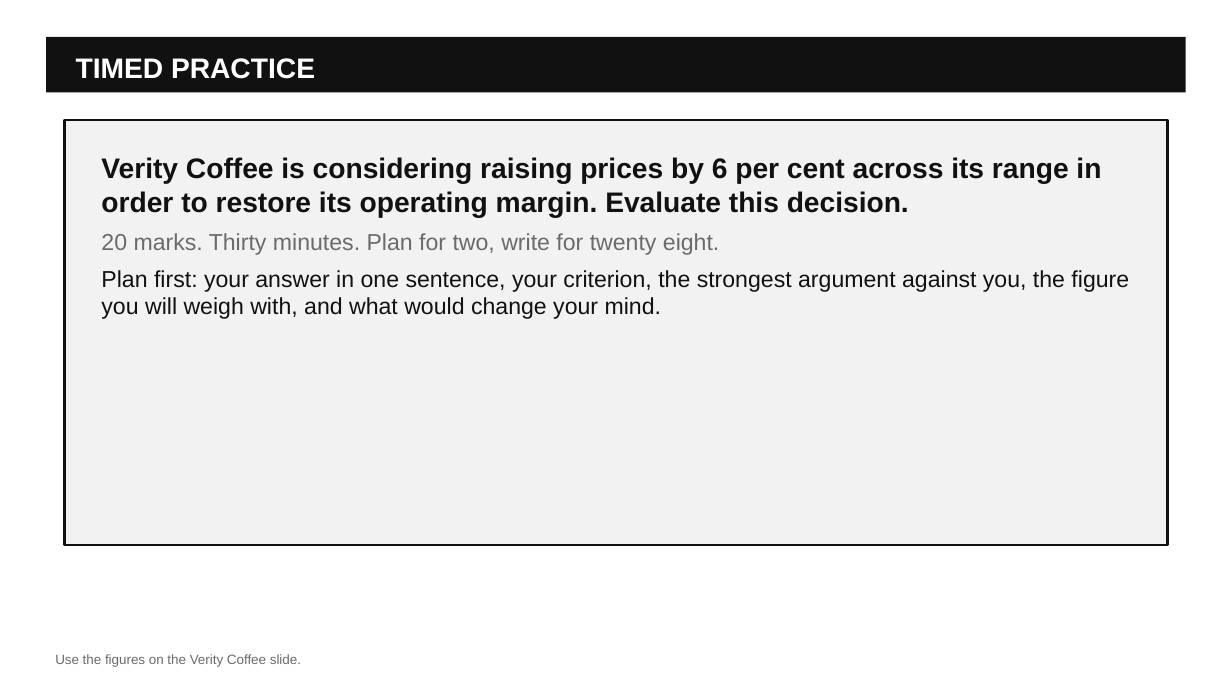
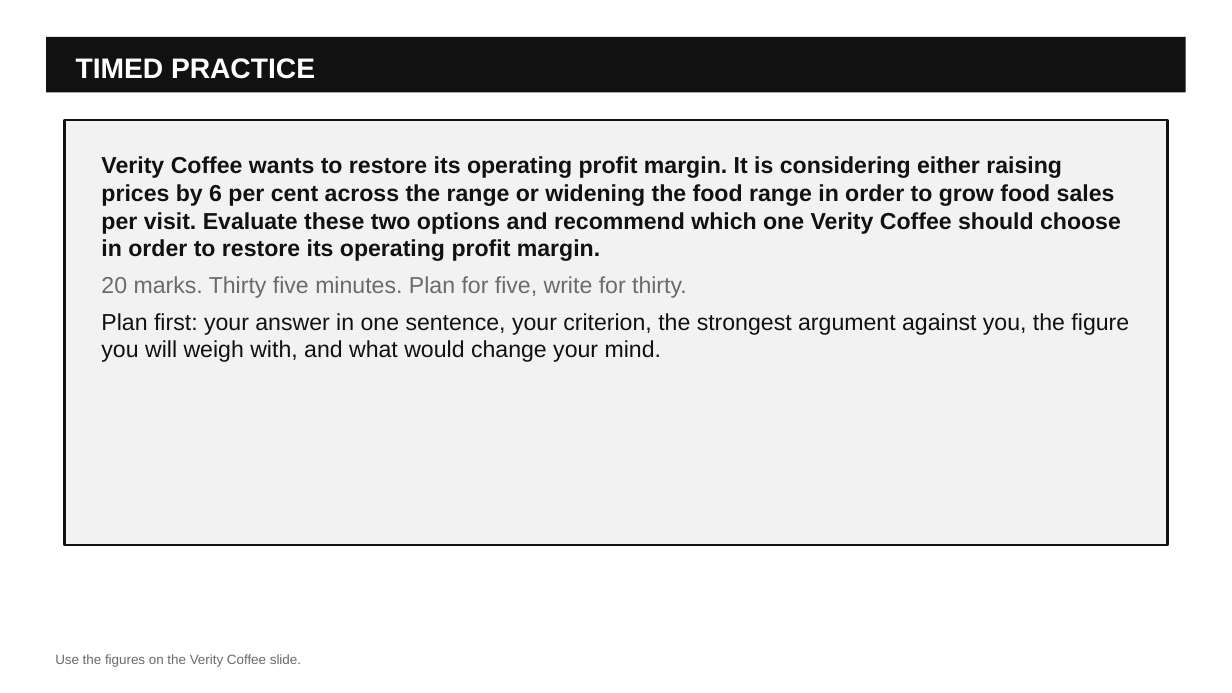
Before and after one commit to sakarilaajoki-afk/thebusiness.school.claude, a slide deck: slide 21 of resources/a-level-business-evaluation-which-sentence-earns-which-mark/A-Level-Business-Evaluation-Which-Sentence-Earns-Which-Mark-Slides.pptx. Drawn at 1232x693 pixels with LibreOffice and Linux fonts; fonts in the diff are those of the drawing. Boxes give left, top, right and bottom in pixels: in the first picture for what was removed or moved away, otherwise in the second. Text is boxed around its words. In the diff, an @@ line names an element or a change of style, - is before the commit and + after.

```diff
--- a/resources/a-level-business-evaluation-which-sentence-earns-which-mark/A-Level-Business-Evaluation-Which-Sentence-Earns-Which-Mark-Slides.pptx
+++ b/resources/a-level-business-evaluation-which-sentence-earns-which-mark/A-Level-Business-Evaluation-Which-Sentence-Earns-Which-Mark-Slides.pptx
@@ text at (101,156,1121,298): text changed; size 22 to 18 pt @@
-Verity Coffee is considering raising prices by 6 per cent across its range in order to restore its operating margin. Evaluate this decision.
-20 marks. Thirty minutes. Plan for two, write for twenty eight.
+Verity Coffee wants to restore its operating profit margin. It is considering either raising prices by 6 per cent across the range or widening the food range in order to grow food sales per visit. Evaluate these two options and recommend which one Verity Coffee should choose in order to restore its operating profit margin.
+20 marks. Thirty five minutes. Plan for five, write for thirty.
```
Also in this commit, not shown: 8 other slides changed, 1 slide added, 18 other files.
